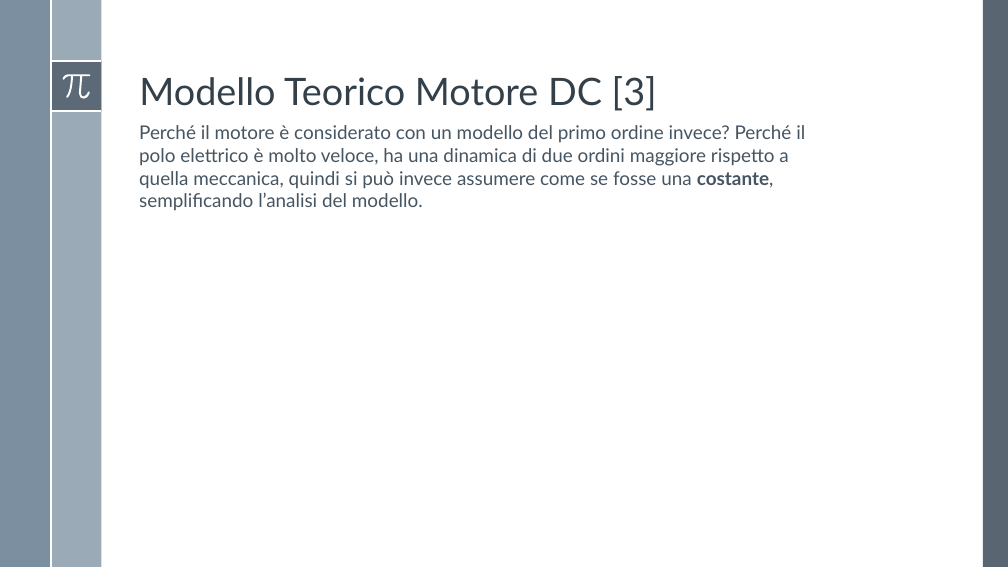
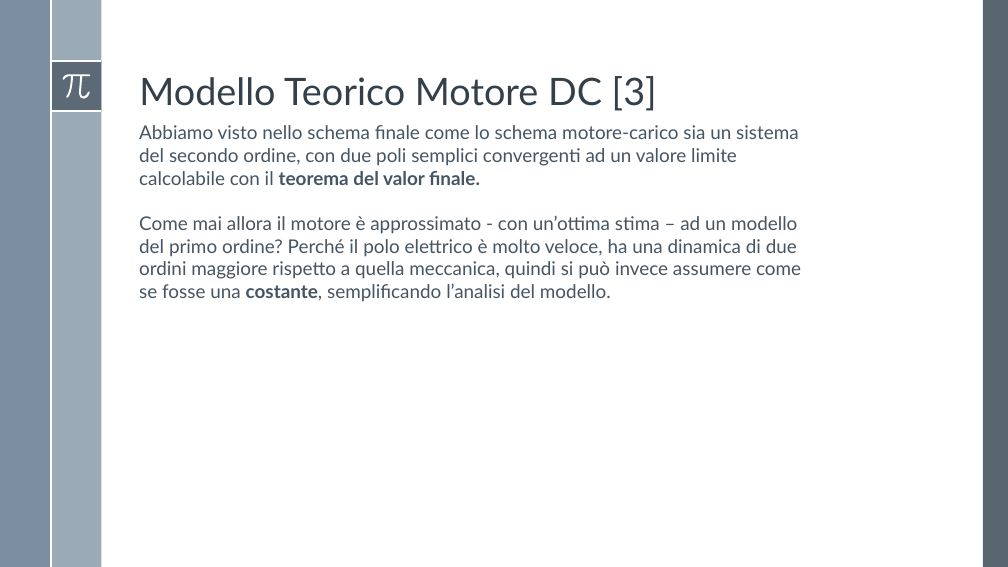
Before and after one commit to Alfystar/mv-Project, a slide deck: slide 7 of 00_Relazione/Modello e identificazione di un motore DC/Modello e identificazione di un motore DC.pptx (slide 6 before the commit). Drawn at 1008x567 pixels with LibreOffice and Linux fonts; fonts in the diff are those of the drawing. Boxes give left, top, right and bottom in pixels: in the first picture for what was removed or moved away, otherwise in the second. Text is boxed around its words. In the diff, an @@ line names an element or a change of style, - is before the commit and + after.

```diff
--- a/00_Relazione/Modello e identificazione di un motore DC/Modello e identificazione di un motore DC.pptx
+++ b/00_Relazione/Modello e identificazione di un motore DC/Modello e identificazione di un motore DC.pptx
@@ text at (x1=139, y1=125, x2=801, y2=302): text changed @@
-Perché il motore è considerato con un modello del primo ordine invece? Perché il polo elettrico è molto veloce, ha una dinamica di due ordini maggiore rispetto a quella meccanica, quindi si può invece assumere come se fosse una costante, semplificando l’analisi del modello.
+Abbiamo visto nello schema finale come lo schema motore-carico sia un sistema del secondo ordine, con due poli semplici convergenti ad un valore limite calcolabile con il teorema del valor finale.
+Come mai allora il motore è approssimato - con un’ottima stima – ad un modello del primo ordine? Perché il polo elettrico è molto veloce, ha una dinamica di due ordini maggiore rispetto a quella meccanica, quindi si può invece assumere come se fosse una costante, semplificando l’analisi del modello.
```
Also in this commit, not shown: 2 other slides changed, 1 slide added, 26 other files.
